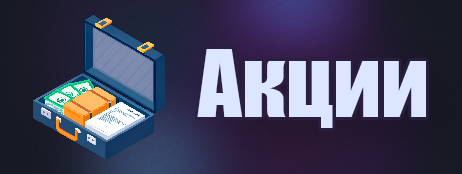
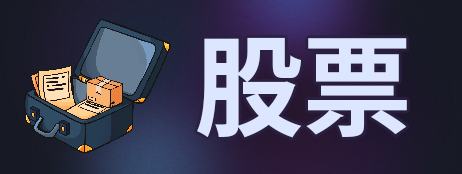
Comparing the layer stacks of the two (462, 174) images. Changes:
hid "Акции", painted on it over [197, 49, 431, 128]
added layer "股票" above "logo_tr" over [197, 37, 407, 138]
renamed "logo_1024x1024_tr" to "logo_tr", painted on it over [24, 15, 171, 159]